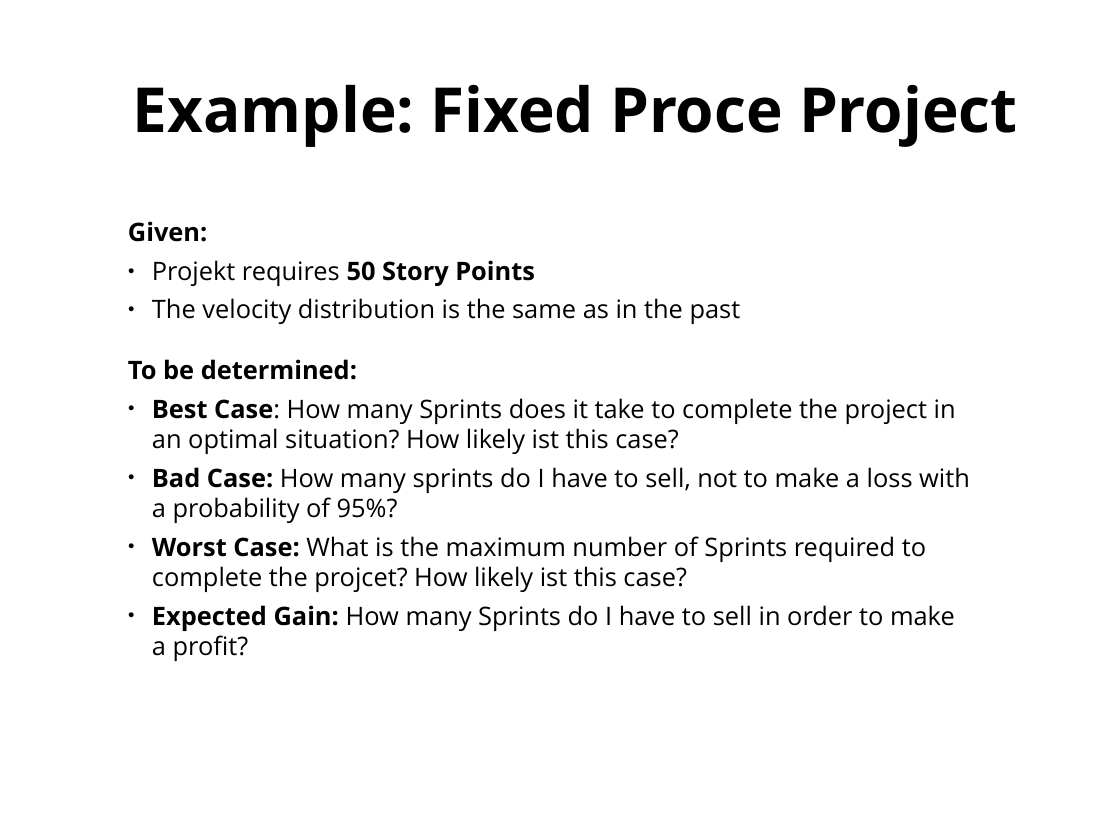
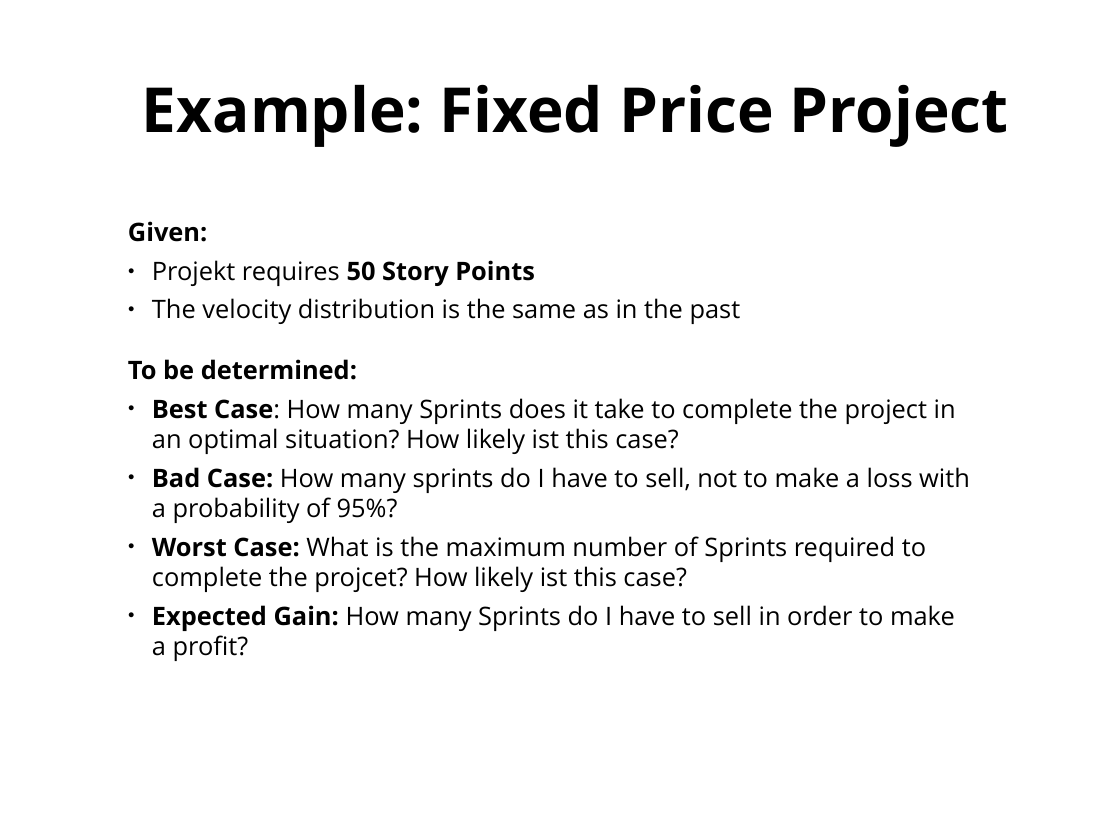
Before and after one commit to sebastian-kuebeck/jupyter-estimation, a slide deck: slide 14 of JupyterEstimation.odp. Drawn at 1120x840 pixels with LibreOffice and Linux fonts; fonts in the diff are those of the drawing. Boxes give left, top, right and bottom in pixels: in the first picture for what was removed or moved away, otherwise in the second. Text is boxed around its words. In the diff, an @@ line names an element or a change of style, - is before the commit and + after.

```diff
--- a/JupyterEstimation.odp
+++ b/JupyterEstimation.odp
@@ title at box(142, 84, 1009, 147): text changed @@
-Example: Fixed Proce Project
+Example: Fixed Price Project
```
Also in this commit, not shown: 8 other slides changed, 1 other file.
